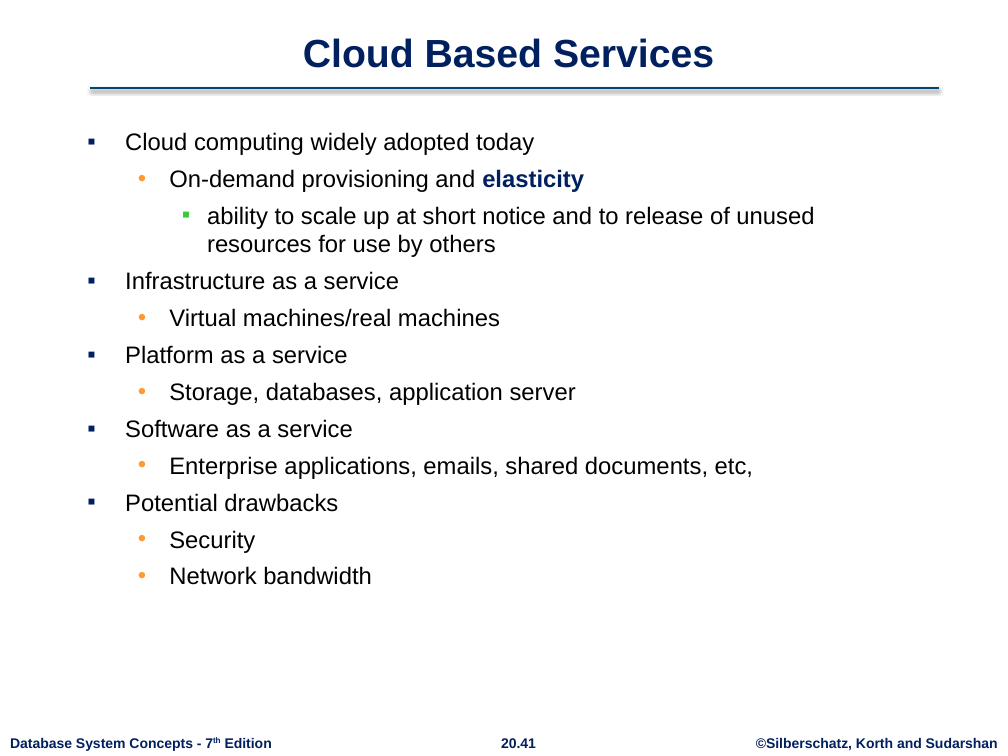
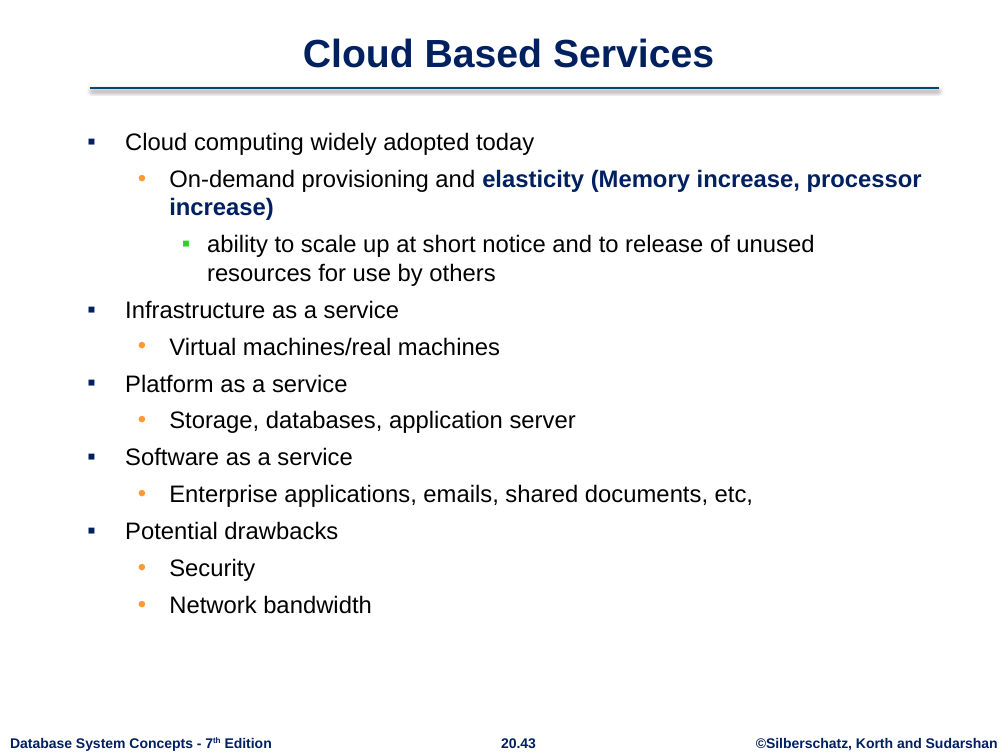
Before and after one commit to rizveeredwan/course-contents, a slide deck: slide 43 of CSE-3104/Slides/ch20.pptx (slide 41 before the commit). Drawn at 1008x756 pixels with LibreOffice and Linux fonts; fonts in the diff are those of the drawing; background and template pictures are left out. Boxes give left, top, right and bottom in pixels: in the first picture for what was removed or moved away, otherwise in the second. Text is boxed around its words. In the diff, an @@ line names an element or a change of style, - is before the commit and + after.

```diff
--- a/CSE-3104/Slides/ch20.pptx
+++ b/CSE-3104/Slides/ch20.pptx
@@ text at (x1=169, y1=169, x2=922, y2=220): text changed; text colour #000000 to #002060; bold on @@
-  • On-demand provisioning and elasticity
+  • On-demand provisioning and elasticity (Memory increase, processor increase)
@@ page number at (x1=501, y1=738, x2=536, y2=748): text changed @@
-20.41
+20.43
```
Also in this commit, not shown: 9 other slides changed, 4 slides added, 2 slides removed.
